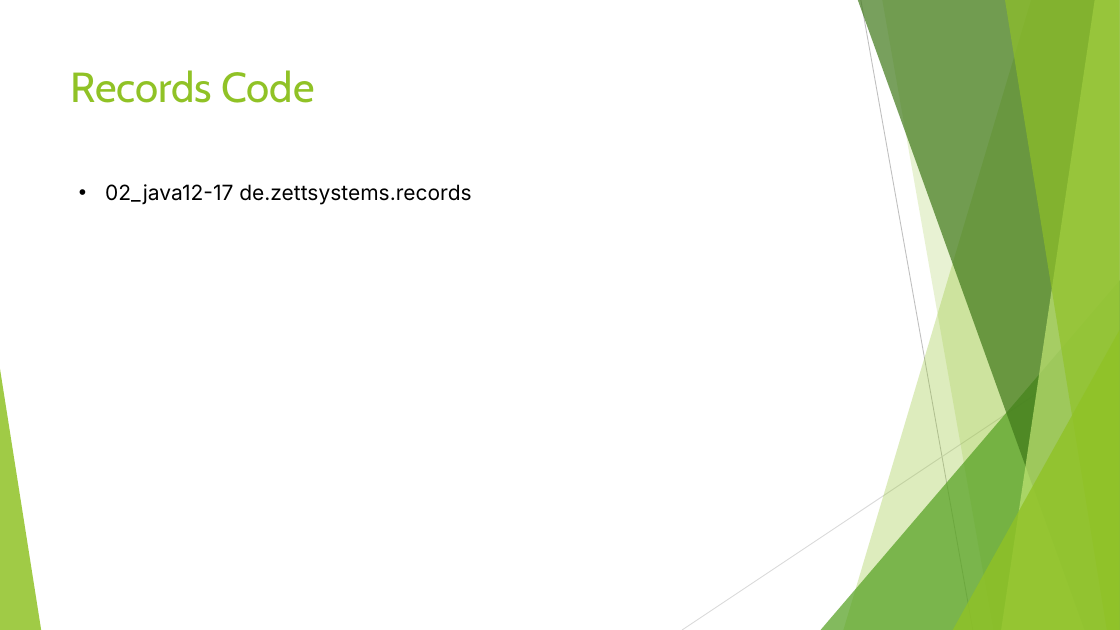
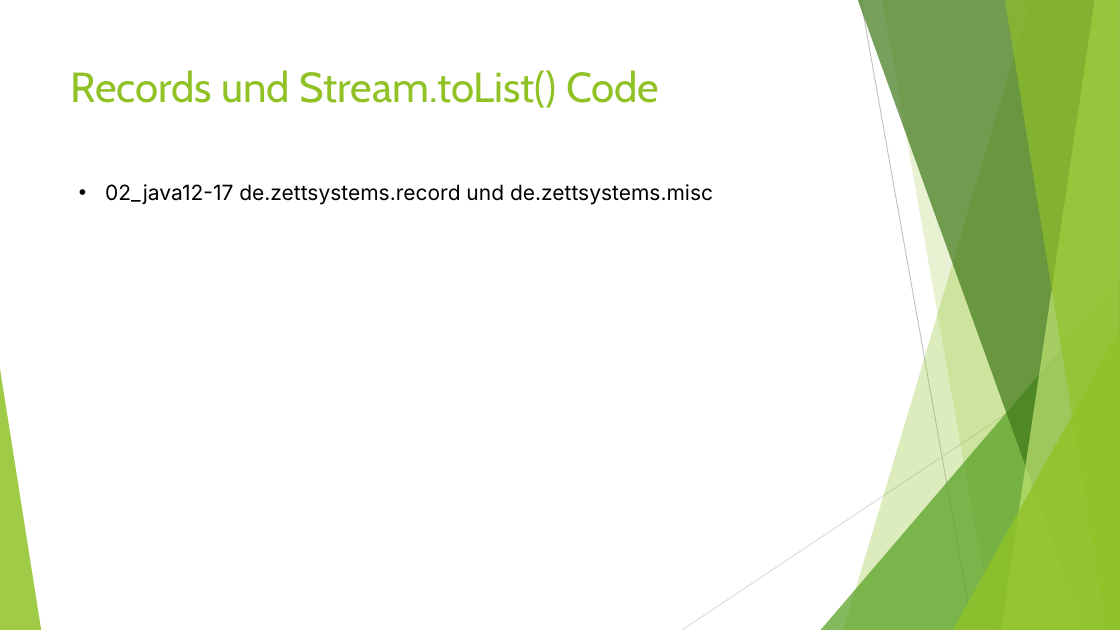
Before and after one commit to MichaelZett/20250210_java_12_17, a slide deck: slide 48 of Neuerungen_Java_12_17.pptx (slide 33 before the commit). Drawn at 1120x630 pixels with LibreOffice and Linux fonts; fonts in the diff are those of the drawing. Boxes give left, top, right and bottom in pixels: in the first picture for what was removed or moved away, otherwise in the second. Text is boxed around its words. In the diff, an @@ line names an element or a change of style, - is before the commit and + after.

```diff
--- a/Neuerungen_Java_12_17.pptx
+++ b/Neuerungen_Java_12_17.pptx
@@ title at bbox=[71, 70, 659, 108]: text changed @@
-Records Code
+Records und Stream.toList() Code
@@ text at bbox=[105, 184, 713, 205]: text changed @@
-• 02_java12-17 de.zettsystems.records
+• 02_java12-17 de.zettsystems.record und de.zettsystems.misc
```
Also in this commit, not shown: 28 other slides changed, 24 slides added, 3 slides removed, 34 other files.
